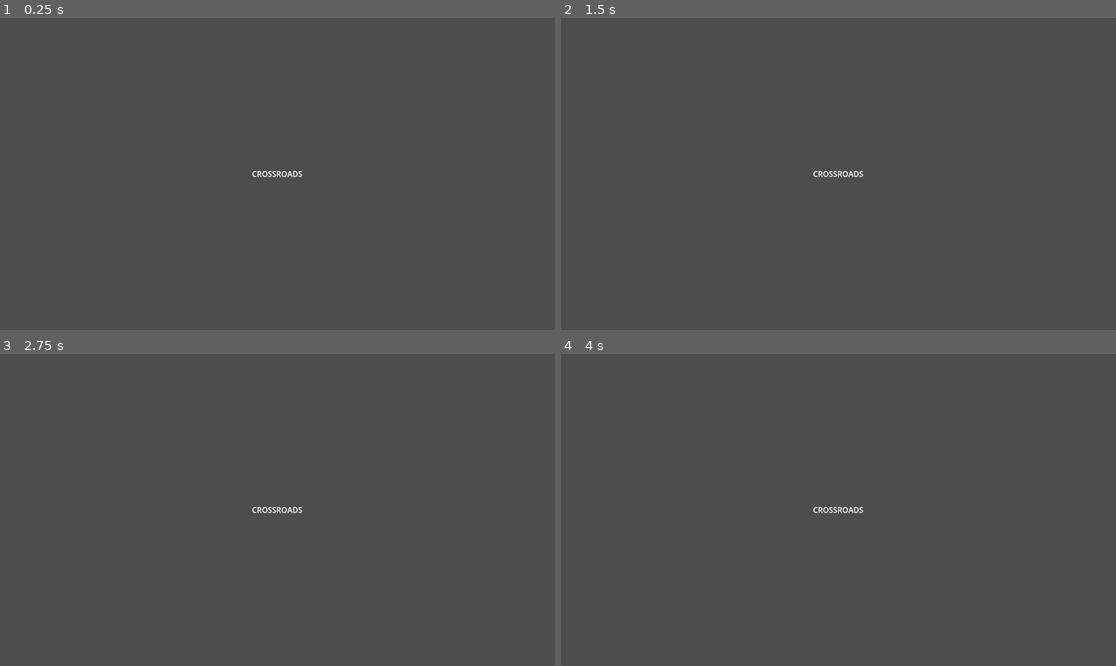
Above: before the commit, frames 1-4 (two rows, left to right).
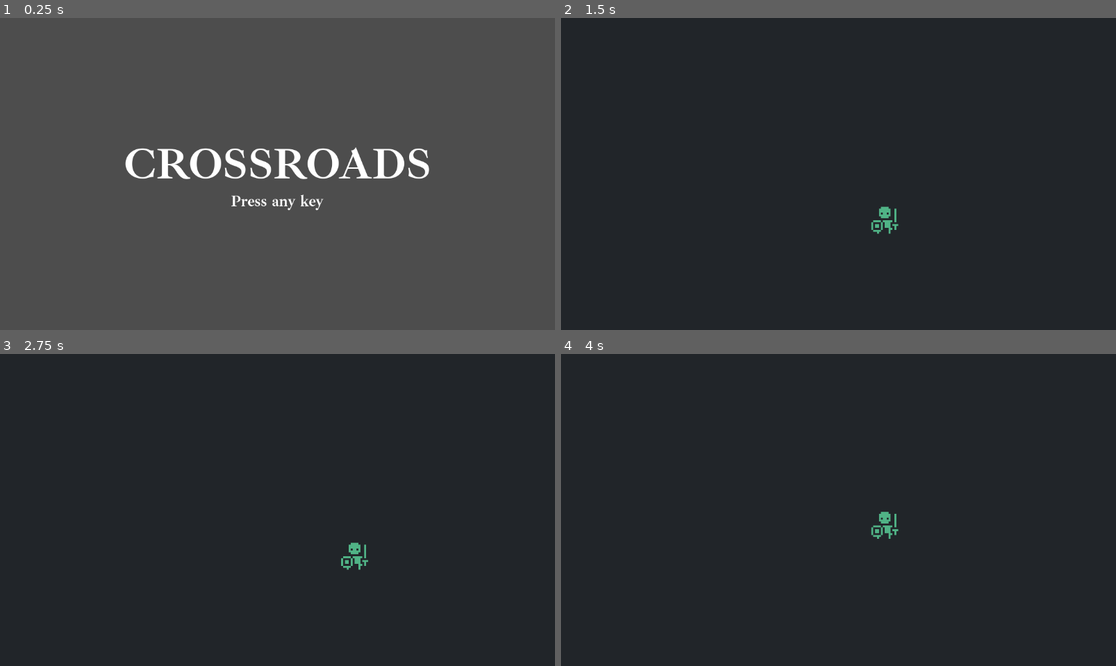
Above: after the commit, the same moments.

Repository: lilytastic/godot-roguelike
Game: Godot game, scene res://title.tscn
Two runs of this game, one before a commit and one after it. Both use one fixed random seed, a clock stepped at 60 frames per second and the inputs below. This scene is started directly instead of the project's main scene.
Inputs:
- Up to frame 1 (0.25 s): no input
- Up to frame 2 (1.5 s): tap Enter at 0.5 s; hold D (move_right) 0.53-1.28 s; tap Space at 1.25 s; hold S (move_down) from 1.28 s (still down)
- Up to frame 3 (2.75 s): tap Enter at 2 s; release S (move_down) at 2.03 s; hold D (move_right) from 2.03 s (still down)
- Up to frame 4 (4 s): tap Space at 2.75 s; release D (move_right) at 2.78 s; hold W (move_up) 2.78-3.53 s; tap Enter at 3.5 s; hold A (move_left) from 3.53 s (still down)

The runs differ from the first frame. In frame 1, 2.4% of the frame differs, in the area x 22-78%, y 41-62%; in frame 2, 100%; in frame 3, 100%, in the area x 0-100%, y 0-100%; in frame 4, 100%.

Commit message:
title redirects

Diff:
--- /dev/null
+++ b/display.tres
@@ -0,0 +1,12 @@
+[gd_resource type="Theme" load_steps=5 format=3 uid="uid://cqfyqanbgls4b"]
+
+[ext_resource type="FontFile" uid="uid://hjawhkfkoakm" path="res://assets/fonts/IbarraRealNova-Regular.ttf" id="1_10wdb"]
+[ext_resource type="FontFile" uid="uid://b6hmuord2jpl0" path="res://assets/fonts/IbarraRealNova-Bold.ttf" id="1_m7d7s"]
+[ext_resource type="FontFile" uid="uid://nhso3cwdhman" path="res://assets/fonts/IbarraRealNova-BoldItalic.ttf" id="2_5kftx"]
+[ext_resource type="FontFile" uid="uid://blw6y75lw57yl" path="res://assets/fonts/IbarraRealNova-MediumItalic.ttf" id="3_vpaed"]
+
+[resource]
+RichTextLabel/fonts/bold_font = ExtResource("1_m7d7s")
+RichTextLabel/fonts/bold_italics_font = ExtResource("2_5kftx")
+RichTextLabel/fonts/italics_font = ExtResource("3_vpaed")
+RichTextLabel/fonts/normal_font = ExtResource("1_10wdb")
--- /dev/null
+++ b/title.gd
@@ -0,0 +1,6 @@
+extends Node2D
+
+func _unhandled_input(event: InputEvent) -> void:
+	if event.is_action_pressed:
+		get_tree().change_scene_to_file('res://game/game.tscn')
+		return
--- a/title.tscn
+++ b/title.tscn
@@ -1,6 +1,13 @@
-[gd_scene format=3 uid="uid://bnyqe0l05hxxr"]
+[gd_scene load_steps=4 format=3 uid="uid://bnyqe0l05hxxr"]
+
+[ext_resource type="Script" path="res://title.gd" id="1_23huy"]
+[ext_resource type="Theme" uid="uid://cqfyqanbgls4b" path="res://display.tres" id="1_psldp"]
+
+[sub_resource type="Theme" id="Theme_drivx"]
+VBoxContainer/constants/separation = 0
 
 [node name="Title" type="Node2D"]
+script = ExtResource("1_23huy")
 
 [node name="CanvasLayer" type="CanvasLayer" parent="."]
 follow_viewport_enabled = true
@@ -13,15 +20,25 @@
 grow_vertical = 2
 size_flags_horizontal = 3
 size_flags_vertical = 3
+theme = SubResource("Theme_drivx")
 alignment = 1
 
-[node name="HBoxContainer" type="HBoxContainer" parent="CanvasLayer/VBoxContainer"]
-layout_mode = 2
-alignment = 1
-
-[node name="RichTextLabel" type="RichTextLabel" parent="CanvasLayer/VBoxContainer/HBoxContainer"]
+[node name="Title" type="RichTextLabel" parent="CanvasLayer/VBoxContainer"]
 layout_mode = 2
 size_flags_horizontal = 3
+theme = ExtResource("1_psldp")
+theme_override_font_sizes/normal_font_size = 90
+theme_override_font_sizes/bold_font_size = 90
 bbcode_enabled = true
-text = "[center]CROSSROADS[/center]"
+text = "[center][b]CROSSROADS[/b][/center]"
 fit_content = true
+
+[node name="Instructions" type="RichTextLabel" parent="CanvasLayer/VBoxContainer"]
+layout_mode = 2
+size_flags_horizontal = 3
+theme = ExtResource("1_psldp")
+theme_override_font_sizes/normal_font_size = 32
+theme_override_font_sizes/bold_font_size = 32
+bbcode_enabled = true
+text = "[center][b]Press any key[/b][/center]"
+fit_content = true
Binary file added: assets/fonts/IbarraRealNova-Bold.ttf
Not shown, added: assets/fonts/IbarraRealNova-Bold.ttf.import
Binary file added: assets/fonts/IbarraRealNova-BoldItalic.ttf
Not shown, added: assets/fonts/IbarraRealNova-BoldItalic.ttf.import
Binary file added: assets/fonts/IbarraRealNova-Italic-VariableFont_wght.ttf
Not shown, added: assets/fonts/IbarraRealNova-Italic-VariableFont_wght.ttf.import
Binary file added: assets/fonts/IbarraRealNova-Italic.ttf
Not shown, added: assets/fonts/IbarraRealNova-Italic.ttf.import
Binary file added: assets/fonts/IbarraRealNova-Medium.ttf
Not shown, added: assets/fonts/IbarraRealNova-Medium.ttf.import
Binary file added: assets/fonts/IbarraRealNova-MediumItalic.ttf
Not shown, added: assets/fonts/IbarraRealNova-MediumItalic.ttf.import
(and 11 more such lines)
